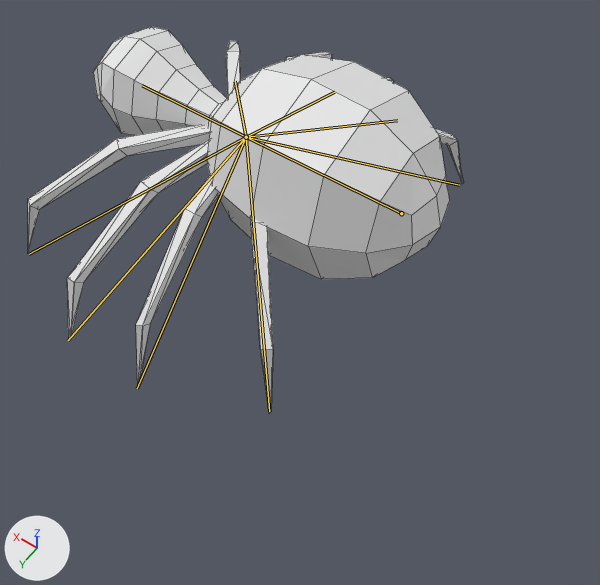
The Blender file data/creatures/spider/spider.blend: old version first, new version second.
The view is the same before and after, from a 50 mm camera at (-1.38, 1.64, 2.29) aimed at (-0.44, 0.32, 0.22). The axes (+X, +Y, +Z) are drawn at lower left. The lights are the same throughout. The bones that change are drawn over the model as lines. Mesh edges are drawn as thin lines. Materials are left out; every surface is plain grey.

Names of what the first picture shows: 'MeshCorpse', 'MeshLegs'.
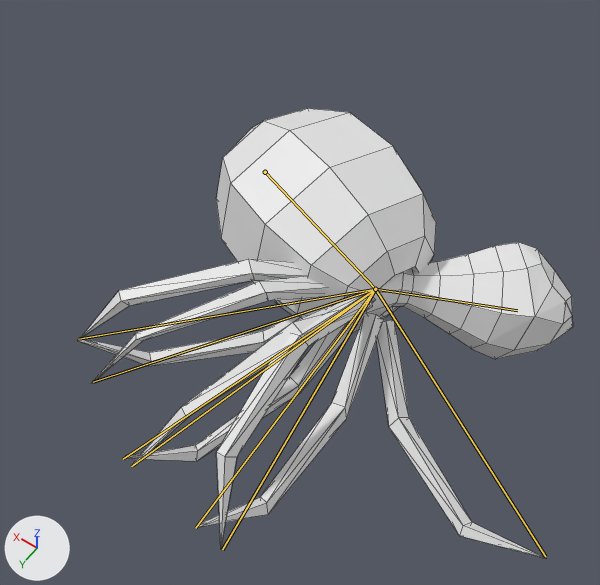
The newer file adds an action. The first version stands in its rest pose; the second is drawn at frame 601 of the action 'Action'.

Pixel boxes [x1, y1, x2, y2] of what changed, in the pictures (600 x 585 px):
'MeshCorpse', posed: before [93, 27, 450, 279]; after [216, 108, 573, 359]
'MeshLegs', posed (7% wider, 20% shorter): before [28, 41, 463, 414]; after [77, 259, 544, 558]
bone 'CorpsBack', root to tip: before (401, 213) to (246, 137); after (265, 172) to (375, 289)
bone 'CorpseFront', root to tip: before (246, 137) to (142, 85); after (375, 289) to (517, 310)
bone 'Leg4.L', root to tip: before (246, 137) to (269, 411); after (375, 289) to (78, 339)
bone 'Leg3.L', root to tip: before (246, 137) to (137, 388); after (375, 289) to (123, 459)
bone 'Leg2.L', root to tip: before (246, 137) to (68, 340); after (375, 289) to (195, 528)
bone 'Leg1.L', root to tip: before (246, 137) to (29, 254); after (375, 289) to (545, 556)
bone 'Leg1.R', root to tip: before (246, 137) to (235, 81); after (375, 289) to (222, 549)
bone 'Leg2.R', root to tip: before (246, 137) to (334, 92); after (375, 289) to (131, 466)
bone 'Leg3.R', root to tip: before (246, 137) to (397, 120); after (375, 289) to (93, 382)
bone 'Leg4.R', root to tip: before (246, 137) to (459, 185); after (375, 289) to (83, 338)

The change, as a diff of the scene's bpy script:
```diff
--- a/data/creatures/spider/spider.blend.py
+++ b/data/creatures/spider/spider.blend.py
@@ bone_corpsback @@
 bone_corpsback = bpy.data.objects['Armature'].pose.bones['CorpsBack']
-bone_corpsback.location = (0.0, 0.0, 0.0)
-bone_corpsback.rotation_quaternion = (1.0, 0.0, 0.0, 0.0)  # degrees (0, 0, 0)
+bone_corpsback.location = (0.0, 0.536, -0.12)
+bone_corpsback.rotation_quaternion = (0.109, 0.652, -0.123, 0.74)  # degrees (161, -97, 0)
@@ bone_corpsefront @@
 bone_corpsefront = bpy.data.objects['Armature'].pose.bones['CorpseFront']  # child of 'CorpsBack'
-bone_corpsefront.rotation_quaternion = (1.0, 0.0, 0.0, 0.0)  # degrees (0, 0, 0)
+bone_corpsefront.rotation_quaternion = (0.893, 0.43, -0.053, 0.126)  # degrees (50, -12, 11)
@@ bone_leg4_l @@
 bone_leg4_l = bpy.data.objects['Armature'].pose.bones['Leg4.L']  # child of 'CorpsBack'
-bone_leg4_l.rotation_quaternion = (1.0, 0.0, 0.0, 0.0)  # degrees (0, 0, 0)
+bone_leg4_l.rotation_quaternion = (0.793, -0.423, 0.429, -0.086)  # degrees (-70, 37, -39)
@@ bone_leg3_l @@
 bone_leg3_l = bpy.data.objects['Armature'].pose.bones['Leg3.L']  # child of 'CorpsBack'
-bone_leg3_l.rotation_quaternion = (1.0, 0.0, 0.0, 0.0)  # degrees (0, 0, 0)
+bone_leg3_l.rotation_quaternion = (0.819, -0.527, 0.175, -0.145)  # degrees (-67, 8, -25)
@@ bone_leg2_l @@
 bone_leg2_l = bpy.data.objects['Armature'].pose.bones['Leg2.L']  # child of 'CorpsBack'
-bone_leg2_l.rotation_quaternion = (1.0, 0.0, 0.0, 0.0)  # degrees (0, 0, 0)
+bone_leg2_l.rotation_quaternion = (0.843, -0.507, -0.012, -0.177)  # degrees (-60, -12, -17)
@@ bone_leg1_l @@
 bone_leg1_l = bpy.data.objects['Armature'].pose.bones['Leg1.L']  # child of 'CorpsBack'
-bone_leg1_l.rotation_quaternion = (1.0, 0.0, 0.0, 0.0)  # degrees (0, 0, 0)
+bone_leg1_l.rotation_quaternion = (0.496, -0.323, -0.775, -0.222)  # degrees (-3, -114, -43)
@@ bone_leg1_r @@
 bone_leg1_r = bpy.data.objects['Armature'].pose.bones['Leg1.R']  # child of 'CorpsBack'
-bone_leg1_r.rotation_quaternion = (1.0, 0.0, 0.0, 0.0)  # degrees (0, 0, 0)
+bone_leg1_r.rotation_quaternion = (0.72, -0.274, 0.571, 0.286)  # degrees (-19, 78, 28)
@@ bone_leg2_r @@
 bone_leg2_r = bpy.data.objects['Armature'].pose.bones['Leg2.R']  # child of 'CorpsBack'
-bone_leg2_r.rotation_quaternion = (1.0, 0.0, 0.0, 0.0)  # degrees (0, 0, 0)
+bone_leg2_r.rotation_quaternion = (0.862, 0.367, 0.001, 0.348)  # degrees (41, -15, 38)
@@ bone_leg3_r @@
 bone_leg3_r = bpy.data.objects['Armature'].pose.bones['Leg3.R']  # child of 'CorpsBack'
-bone_leg3_r.rotation_quaternion = (1.0, 0.0, 0.0, 0.0)  # degrees (0, 0, 0)
+bone_leg3_r.rotation_quaternion = (0.841, 0.389, -0.193, -0.323)  # degrees (51, -4, -44)
@@ bone_leg4_r @@
 bone_leg4_r = bpy.data.objects['Armature'].pose.bones['Leg4.R']  # child of 'CorpsBack'
-bone_leg4_r.rotation_quaternion = (1.0, 0.0, 0.0, 0.0)  # degrees (0, 0, 0)
+bone_leg4_r.rotation_quaternion = (0.819, -0.196, -0.408, -0.352)  # degrees (-3, -54, -45)
```
